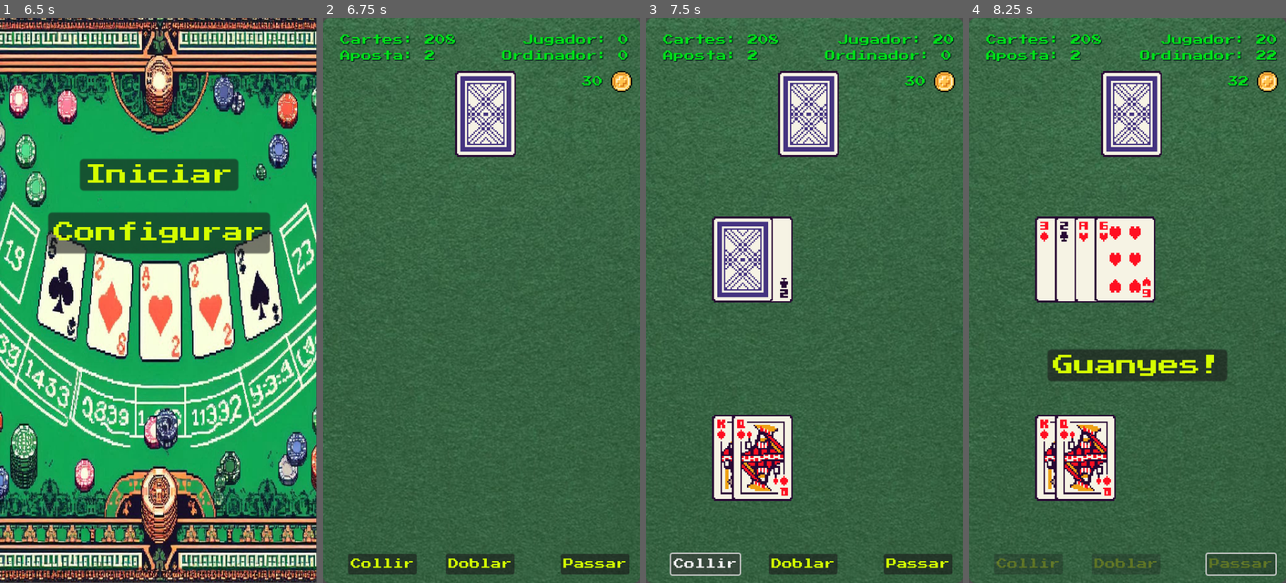
Above: before the commit, frames 1-4 (left to right).
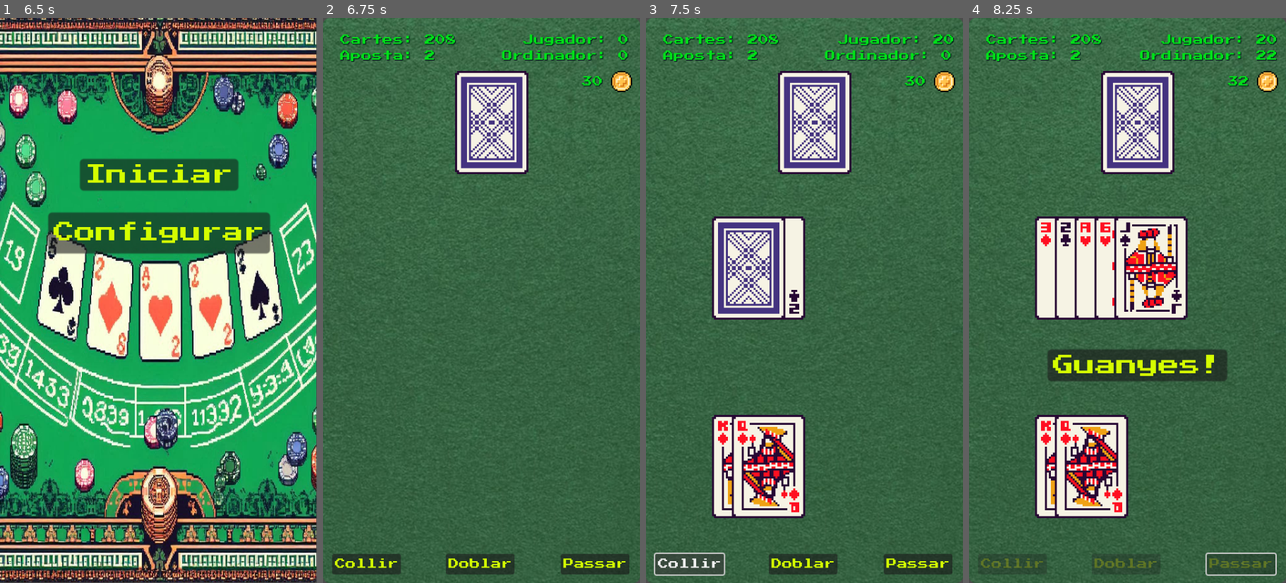
Above: after the commit, the same moments.

Repository: Gonellarro/Blackjack
Game: Godot game, scene res://scenes/pantalles/menu.tscn
The game is run twice, just before and just after one commit, with the same random seed, the same clock (stepped at 60 frames per second) and the same inputs.
Inputs:
- Up to frame 1 (6.5 s): click "Configurar" at 0.5 s; click "2" at 1.25 s; click "3" at 2 s; click "4" at 2.75 s; click "10" at 3.5 s; click "20" at 4.25 s; click "30" at 5 s; click "Tornar" at 5.75 s
- Up to frame 2 (6.75 s): click "Iniciar" at 6.5 s
- Up to frame 3 (7.5 s): click "Collir" at 7.25 s
- Up to frame 4 (8.25 s): click "Passar" at 8 s

Frame 1 is identical in both runs. In frame 2, 3.6% of the frame differs, in the area x 2-65%, y 9-99%; in frame 3, 11%; in frame 4, 12%, in the area x 3-70%, y 9-99%.

Commit message:
Funcionalitat completa
Tota la funcionalitat és correcta.
Manquen les animacions
També he separta GUI de joc

Diff:
--- a/global.gd
+++ b/global.gd
@@ -2,7 +2,22 @@
 
 var numBaralles: int
 var credits: int
+var creditsInicials: int
+var scoreJugador: int
+var scoreOrdinador: int
+var numCartes: int
+var aposta: int
+var jugades: int
+var fiJugador: bool
+
 
 func _ready():
 	numBaralles = 1
 	credits = 20
+	creditsInicials = 20
+	aposta = 2
+	scoreJugador = 0
+	scoreOrdinador = 0
+	jugades = 0
+	numCartes = 52 * numBaralles
+	fiJugador = false
--- a/label8bits.tres
+++ b/label8bits.tres
@@ -6,3 +6,4 @@
 default_font = ExtResource("1_ibxha")
 Label/colors/font_color = Color(0, 0.87451, 0.0980392, 1)
 Label/colors/font_shadow_color = Color(0, 0.137255, 0.0980392, 1)
+Label/fonts/font = ExtResource("1_ibxha")
--- a/scenes/baralla/baralla.gd
+++ b/scenes/baralla/baralla.gd
@@ -23,7 +23,7 @@
 	cartes.shuffle()
 
 func barallar() -> void:
-	print("Barallam")
+	#print("Barallam")
 	cartes.shuffle()
 
 func borrar() -> void:
--- a/scenes/carta/carta.gd
+++ b/scenes/carta/carta.gd
@@ -11,7 +11,7 @@
 	numero = n
 	pal = p
 	imatge = load("res://assets/Cards/" + p + "_" + numero + ".png")
-	escala = Vector2 (2.5,2.5)
+	escala = Vector2 (3,3)
 
 func _ready() -> void:
 	texture = imatge
@@ -31,3 +31,6 @@
 
 func set_imatge(img: String) -> void:
 	self.imatge = load(img)
+
+func set_numero(n: String) -> void:
+	self.numero = "ASE"
--- a/scenes/joc/joc.gd
+++ b/scenes/joc/joc.gd
@@ -3,28 +3,29 @@
 @onready var musica_fons = $MusicaFons
 
 var baralla: Baralla
-var numBaralles: int = 1
+var numBaralles: int
 var maJugador : Array = []
 var maOrdinador: Array = []
 var maDescarts: Array = []
 
-var scoreJugador: int = 0
-var scoreOrdinador: int = 0
+var scoreJugador: int
+var scoreOrdinador: int
 
 var posicioJugador = Vector2(100,600)
 var posicioOrdinador = Vector2(100, 300)
 
-var valors = ["2","3","4","5","6","7","8","9","10","J","Q","K","ACE"]
-var pesos = [2,3,4,5,6,7,8,9,10,10,10,10,11]
+var valors = ["2","3","4","5","6","7","8","9","10","J","Q","K","ACE","ASE"]
+var pesos = [2,3,4,5,6,7,8,9,10,10,10,10,11,1]
 
 var fiPartida: bool = false
 var fiJugador: bool = false
+var jugades: int
 
 # Valor inicial dels diners del jugador
-var credits: int = 20
+var credits: int
 
 # Valor de l'aposta del jugador
-var aposta: int = 2
+var aposta: int
 
 var fiDiners: bool = false
 
@@ -45,16 +46,17 @@
 	$escapsa.text = "Escapça!"
 
 	numBaralles = Global.numBaralles
+	credits = Global.creditsInicials
+	Global.credits = credits
+	scoreJugador = Global.scoreJugador
+	scoreOrdinador = Global.scoreOrdinador
 	credits = Global.credits
+	aposta = Global.aposta
+	jugades = Global.jugades
 
 	numCartes = numBaralles * 52
+	Global.numCartes = numCartes
 	trasera = "Back_1.png"
-
-	# També inicialitzam els textes
-	$credit.text = str(credits)
-	$scoreJugador.text = "Jugador: " + str(scoreJugador)
-	$scoreOrdinador.text =  "Ordinador: " + str(scoreOrdinador)
-	$ncartes.text = "Cartes: " + str(numCartes)
 
 	# Finalment assignam la imagte de la trassera a la carta de l'ordinador
 	# La posam a l'escena, però la deixam oculta fins a que s'hagi de menester
@@ -88,6 +90,10 @@
 	#   3. Te plantes
 
 	#Si s'han repartit al menys 3 cartes o el jugador se planta, revisam qui ha guanyat i qui no
+	if scoreJugador == 21:
+		fiPartida = true
+		fiJugador = true
+
 	if fiJugador:
 
 		#Llevam el cover de l'ordinador
@@ -104,33 +110,38 @@
 			tornOrdinador()
 
 		if fiPartida:
-			var icona: String
-
-			if scoreOrdinador > 21:
+			#var icona: String
+
+			if scoreJugador == 21:
+				$nouJoc.text = "BlackJack!"
+				credits += aposta
+			elif scoreOrdinador > 21:
 				# Guanya el jugador
-				#icona = "res://assets/guanyes.png"
 				$nouJoc.text = "Guanyes!"
 				credits += aposta
+			elif (scoreJugador == scoreOrdinador) and scoreJugador < 22:
+				# Empats. Se tornen els dobers de l'aposta, per tant no feim res
+				$nouJoc.text = "Empats"
 			elif (scoreJugador > scoreOrdinador) and scoreJugador < 22:
 				# Guanya el jugador
 				$nouJoc.text = "Guanyes!"
-				#icona = "res://assets/guanyes.png"
 				credits += aposta
 			else:
 				# Guanya l'ordinador
 				$nouJoc.text = "Perds..."
-				#icona = "res://assets/perds.png"
 				credits -= aposta
 				if credits < 1:
 					get_tree().change_scene_to_file("res://scenes/pantalles/game_over.tscn")
 
-
-			$scoreOrdinador.text = "Ordinador: " + str(scoreOrdinador)
-
-			$credit.text = str(credits)
+			Global.scoreJugador = scoreJugador
+			Global.scoreOrdinador = scoreOrdinador
+			#$scoreOrdinador.text = "Ordinador: " + str(scoreOrdinador)
+
+			Global.credits = credits
+			#$credit.text = str(credits)
+
 			$nouJoc.disabled = false
 			$nouJoc.visible = true
-			$nouJoc.icon = load(icona)
 			set_process(false)
 
 func tornOrdinador() -> void:
@@ -168,7 +179,12 @@
 	cartaCoverBaralla.visible = true
 
 func referBaralla() -> void:
-
+		$escapsa.visible = true
+		$escapsa.disabled = false
+		$collir.disabled = true
+		$passar.disabled = true
+		$doblar.disabled = true
+		set_process(false)
 		# Guardam quantes cartes hi ha als descarts
 		numCartes = maDescarts.size()
 		#Cream la baralla amb les cartes descartades
@@ -189,12 +205,9 @@
 
 		# Mostram el missatge que ja hem escapçat un altre pic
 
-
-
 #############################################################
 #						COLLIR CARTES						#
 #############################################################
-
 
 func collirCartaJugador() -> void:
 	var cartaTMP: Carta
@@ -211,14 +224,27 @@
 	var num: int = valors.find(numStr)
 	var pes: int = pesos[num]
 
+	# Si toca un AS i ens passam de 21 amb un 11, el posam a 1
+	if pes == 11:
+		if scoreJugador + pes > 21:
+			cartaTMP.set_numero("ASE")
+			pes = 1
+
+	# Si fins ara hem emprat l'As com 11, però ens passam, el canviam per un 1
+	if scoreJugador + pes > 21:
+		for c:Carta in maJugador:
+			if c.get_numero() == "ACE":
+				scoreJugador -= 10
+				c.set_numero("ASE")
+
 	scoreJugador += pes
-	$scoreJugador.text = "Jugador: " + str(scoreJugador)
+	Global.scoreJugador = scoreJugador
+	#$scoreJugador.text = "Jugador: " + str(scoreJugador)
 
 	numCartes -= 1
 
 	if scoreJugador > 21:
 		_on_passar_pressed()
-
 
 func collirCartaOrdinador() -> void:
 	var cartaTMP: Carta
@@ -238,17 +264,18 @@
 	#Si toca un AS i ens passam de 21 amb un 11, el posam a 1
 	if pes == 11:
 		if scoreOrdinador + pes > 21:
+			cartaTMP.set_numero("ASE")
 			pes = 1
 
-	#Si l'ordinador té un AS i se passa de 21, canviam el valor de 11 a 1
-	#Això té una errada. Si hi ha més d'un AS pot ser que no ho comptem correctament
-	#TODO
-	if scoreOrdinador > 21:
+	# Si fins ara hem emprat l'As com 11, però ens passam, el canviam per un 1
+	if scoreOrdinador + pes > 21:
 		for c:Carta in maOrdinador:
 			if c.get_numero() == "ACE":
 				scoreOrdinador -= 10
+				c.set_numero("ASE")
 
 	scoreOrdinador += pes
+	Global.scoreOrdinador = scoreOrdinador
 
 	numCartes -= 1
 
@@ -325,6 +352,7 @@
 
 func _on_passar_pressed() -> void:
 	fiJugador = true
+	Global.fiJugador = true
 	$passar.disabled = true
 
 func _on_doblar_pressed():
@@ -332,7 +360,8 @@
 		aposta += 2
 		collirCartaJugador()
 		fiJugador = true
-		$aposta.text = "Aposta: " + str(aposta) + "€"
+		Global.fiJugador = true
+		Global.aposta = aposta
 	else:
 		print("No té prou crèdit")
 
@@ -340,10 +369,10 @@
 	scoreJugador = 0
 	scoreOrdinador = 0
 	aposta = 2
-	$scoreJugador.text = "Jugador: " + str(scoreJugador)
-	$scoreOrdinador.text =  "Ordinador: " + str(scoreOrdinador)
-	$aposta.text = "Aposta: " + str(aposta) + "€"
-	$ncartes.text = "Cartes:" + str(numCartes)
+	Global.scoreJugador = 0
+	Global.scoreOrdinador = 0
+	Global.aposta = 2
+	Global.numCartes = numCartes
 
 	#Guardam totes les cartes jugades
 	maDescarts.append_array(maJugador)
@@ -355,6 +384,7 @@
 	maOrdinador = []
 
 	fiJugador = false
+	Global.fiJugador = false
 	fiPartida = false
 
 	$collir.disabled = false
@@ -364,3 +394,10 @@
 	$nouJoc.visible = false
 
 	set_process(true)
+
+func _on_escapsa_pressed():
+	$escapsa.visible = false
+	$collir.disabled = false
+	$passar.disabled = false
+	$doblar.disabled = false
+	set_process(true)
--- a/scenes/joc/joc.tscn
+++ b/scenes/joc/joc.tscn
@@ -1,40 +1,25 @@
-[gd_scene load_steps=7 format=3 uid="uid://ya4di8snnfg1"]
+[gd_scene load_steps=6 format=3 uid="uid://ya4di8snnfg1"]
 
 [ext_resource type="Script" path="res://scenes/joc/joc.gd" id="1_sgd5x"]
 [ext_resource type="Texture2D" uid="uid://cnmco05ketrpt" path="res://assets/tapete.png" id="1_vt20p"]
+[ext_resource type="PackedScene" uid="uid://cjn1ydakmiw3v" path="res://scenes/pantalles/gui.tscn" id="2_efr2d"]
 [ext_resource type="Theme" uid="uid://cyhuytd5kxh4y" path="res://tema8bits.tres" id="3_mdkdk"]
-[ext_resource type="Texture2D" uid="uid://ds46hv56c761t" path="res://assets/moneda.png" id="3_u1vj6"]
-[ext_resource type="Theme" uid="uid://uevv2738xj4l" path="res://label8bits.tres" id="4_k3iyt"]
 [ext_resource type="AudioStream" uid="uid://km8waqjuhr2p" path="res://assets/MapleLeafRag.mp3" id="6_633ob"]
 
 [node name="Joc" type="Node2D"]
 script = ExtResource("1_sgd5x")
 metadata/_edit_vertical_guides_ = [239.0]
 
+[node name="GUI" parent="." instance=ExtResource("2_efr2d")]
+
 [node name="tapete" type="Sprite2D" parent="."]
 texture = ExtResource("1_vt20p")
 centered = false
 
-[node name="moneda" type="TextureRect" parent="."]
-offset_left = 436.0
-offset_top = 80.0
-offset_right = 452.0
-offset_bottom = 96.0
-scale = Vector2(2, 2)
-texture = ExtResource("3_u1vj6")
-
-[node name="barallar" type="Button" parent="."]
-visible = false
-offset_left = 204.0
-offset_top = 814.0
-offset_right = 278.0
-offset_bottom = 845.0
-text = "Barallar!"
-
 [node name="collir" type="Button" parent="."]
-offset_left = 38.0
+offset_left = 14.0
 offset_top = 810.0
-offset_right = 142.0
+offset_right = 118.0
 offset_bottom = 841.0
 theme = ExtResource("3_mdkdk")
 text = "Collir"
@@ -74,53 +59,11 @@
 theme = ExtResource("3_mdkdk")
 text = "Escapça"
 
-[node name="scoreJugador" type="Label" parent="."]
-offset_left = 291.0
-offset_top = 25.0
-offset_right = 463.0
-offset_bottom = 48.0
-theme = ExtResource("4_k3iyt")
-text = "Jugador: 0"
-horizontal_alignment = 2
-
-[node name="scoreOrdinador" type="Label" parent="."]
-offset_left = 259.0
-offset_top = 49.0
-offset_right = 463.0
-offset_bottom = 72.0
-theme = ExtResource("4_k3iyt")
-text = "Ordinador: 0"
-horizontal_alignment = 2
-
-[node name="credit" type="Label" parent="."]
-offset_left = 392.0
-offset_top = 88.0
-offset_right = 431.0
-offset_bottom = 110.0
-theme = ExtResource("4_k3iyt")
-text = "20"
-
-[node name="aposta" type="Label" parent="."]
-offset_left = 26.0
-offset_top = 49.0
-offset_right = 186.0
-offset_bottom = 72.0
-theme = ExtResource("4_k3iyt")
-text = "Aposta: 2"
-
-[node name="ncartes" type="Label" parent="."]
-offset_left = 26.0
-offset_top = 25.0
-offset_right = 202.0
-offset_bottom = 48.0
-theme = ExtResource("4_k3iyt")
-text = "Cartes: 104"
-
 [node name="MusicaFons" type="AudioStreamPlayer" parent="."]
 stream = ExtResource("6_633ob")
 
-[connection signal="pressed" from="barallar" to="." method="_on_barallar_pressed"]
 [connection signal="pressed" from="collir" to="." method="_on_collir_pressed"]
 [connection signal="pressed" from="passar" to="." method="_on_passar_pressed"]
 [connection signal="pressed" from="doblar" to="." method="_on_doblar_pressed"]
 [connection signal="pressed" from="nouJoc" to="." method="_on_nou_joc_pressed"]
+[connection signal="pressed" from="escapsa" to="." method="_on_escapsa_pressed"]
--- a/scenes/pantalles/configuracio.gd
+++ b/scenes/pantalles/configuracio.gd
@@ -24,10 +24,10 @@
 	Global.numBaralles = 4
 
 func _on_c_10_pressed():
-	Global.credits = 10
+	Global.creditsInicials = 10
 
 func _on_c_20_pressed():
-	Global.credits = 20
+	Global.creditsInicials = 20
 
 func _on_c_30_pressed():
-	Global.credits = 30
+	Global.creditsInicials = 30
--- /dev/null
+++ b/scenes/pantalles/gui.gd
@@ -0,0 +1,22 @@
+extends CanvasLayer
+
+
+# Called when the node enters the scene tree for the first time.
+func _ready():
+	$scoreJugador.text = "Jugador: " + str(Global.scoreJugador)
+	$scoreOrdinador.text =  "Ordinador: " + str(Global.scoreOrdinador)
+	$credit.text = str(Global.credits)
+	$aposta.text = "Aposta: " + str(Global.aposta)
+	$ncartes.text = "Cartes: " + str(Global.numCartes)
+
+
+# Called every frame. 'delta' is the elapsed time since the previous frame.
+func _process(delta):
+	$scoreJugador.text = "Jugador: " + str(Global.scoreJugador)
+	if Global.fiJugador:
+		$scoreOrdinador.text =  "Ordinador: " + str(Global.scoreOrdinador)
+	else:
+		$scoreOrdinador.text =  "Ordinador: 0"
+	$credit.text = str(Global.credits)
+	$aposta.text = "Aposta: " + str(Global.aposta)
+	$ncartes.text = "Cartes: " + str(Global.numCartes)
--- /dev/null
+++ b/scenes/pantalles/gui.tscn
@@ -0,0 +1,58 @@
+[gd_scene load_steps=4 format=3 uid="uid://cjn1ydakmiw3v"]
+
+[ext_resource type="Texture2D" uid="uid://ds46hv56c761t" path="res://assets/moneda.png" id="1_7bdhc"]
+[ext_resource type="Script" path="res://scenes/pantalles/gui.gd" id="1_8oet2"]
+[ext_resource type="Theme" uid="uid://uevv2738xj4l" path="res://label8bits.tres" id="3_6xj5h"]
+
+[node name="GUI" type="CanvasLayer"]
+script = ExtResource("1_8oet2")
+
+[node name="moneda" type="TextureRect" parent="."]
+offset_left = 436.0
+offset_top = 80.0
+offset_right = 452.0
+offset_bottom = 96.0
+scale = Vector2(2, 2)
+texture = ExtResource("1_7bdhc")
+
+[node name="scoreJugador" type="Label" parent="."]
+offset_left = 291.0
+offset_top = 25.0
+offset_right = 463.0
+offset_bottom = 48.0
+theme = ExtResource("3_6xj5h")
+text = "Jugador: 0"
+horizontal_alignment = 2
+
+[node name="scoreOrdinador" type="Label" parent="."]
+offset_left = 259.0
+offset_top = 49.0
+offset_right = 463.0
+offset_bottom = 72.0
+theme = ExtResource("3_6xj5h")
+text = "Ordinador: 0"
+horizontal_alignment = 2
+
+[node name="credit" type="Label" parent="."]
+offset_left = 392.0
+offset_top = 88.0
+offset_right = 431.0
+offset_bottom = 110.0
+theme = ExtResource("3_6xj5h")
+text = "20"
+
+[node name="aposta" type="Label" parent="."]
+offset_left = 26.0
+offset_top = 49.0
+offset_right = 186.0
+offset_bottom = 72.0
+theme = ExtResource("3_6xj5h")
+text = "Aposta: 2"
+
+[node name="ncartes" type="Label" parent="."]
+offset_left = 26.0
+offset_top = 25.0
+offset_right = 202.0
+offset_bottom = 48.0
+theme = ExtResource("3_6xj5h")
+text = "Cartes: 104"
Not shown, changed: assets/MapleLeafRag.mp3.import
Binary file added: assets/Sis-JpRJm.ttf
Not shown, added: assets/Sis-JpRJm.ttf.import
Not shown, changed: assets/MapleLeafRag.mp3
